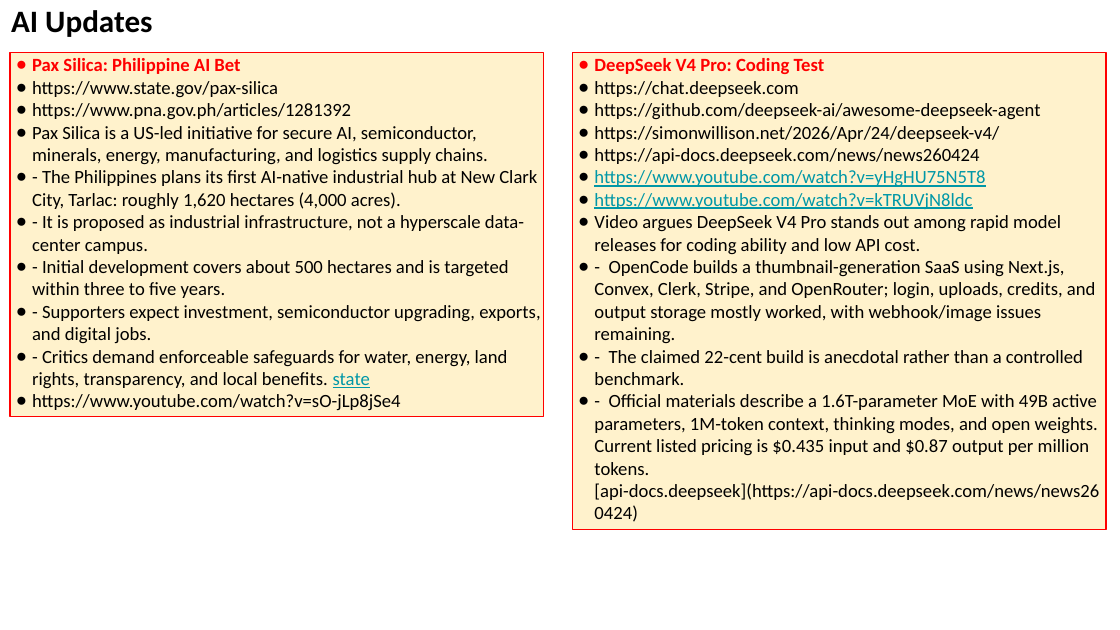
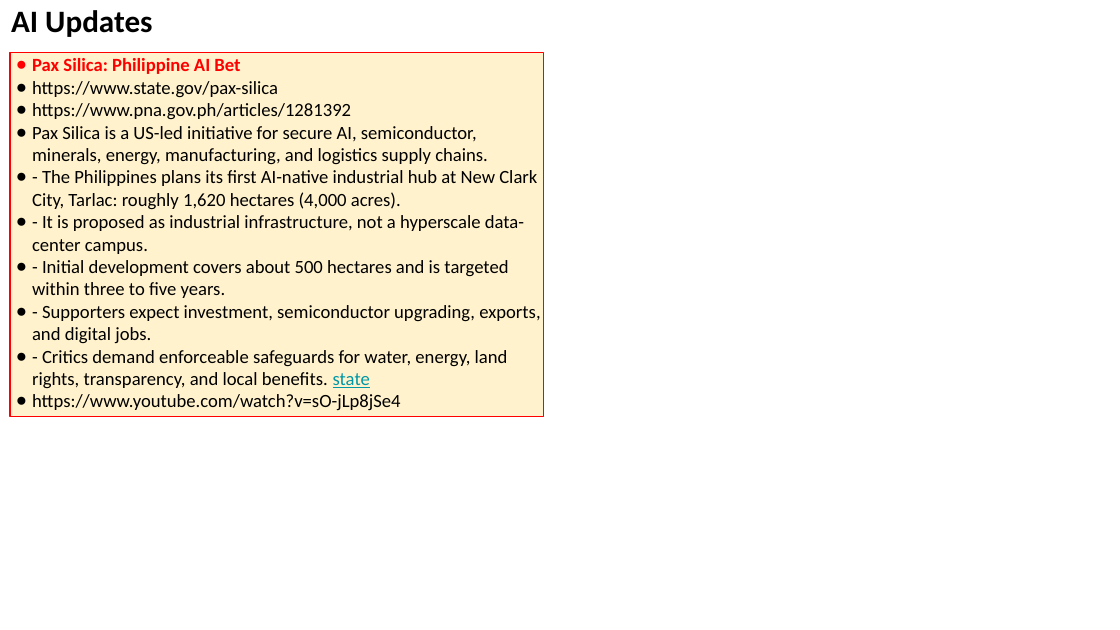
Before and after one commit to lselector/seminar, a slide deck: slide 34 of 2026/2026-08-14-AI-Updates.pptx (slide 30 before the commit). Drawn at 1120x630 pixels with LibreOffice and Linux fonts; fonts in the diff are those of the drawing. Boxes give left, top, right and bottom in pixels: in the first picture for what was removed or moved away, otherwise in the second. Text is boxed around its words. In the diff, an @@ line names an element or a change of style, - is before the commit and + after.

```diff
--- a/2026/2026-08-14-AI-Updates.pptx
+++ b/2026/2026-08-14-AI-Updates.pptx
@@ rectangle removed at (572,53,1107,530) @@
-● DeepSeek V4 Pro: Coding Test
-● https://chat.deepseek.com
-● https://github.com/deepseek-ai/awesome-deepseek-agent
-● https://simonwillison.net/2026/Apr/24/deepseek-v4/
-● https://api-docs.deepseek.com/news/news260424
-● https://www.youtube.com/watch?v=yHgHU75N5T8
-● https://www.youtube.com/watch?v=kTRUVjN8ldc
-● Video argues DeepSeek V4 Pro stands out among rapid model releases for coding ability and low API cost.
-● - OpenCode builds a thumbnail-generation SaaS using Next.js, Convex, Clerk, Stripe, and OpenRouter; login, uploads, credits, and output storage mostly worked, with webhook/image issues remaining.
-● - The claimed 22-cent build is anecdotal rather than a controlled benchmark.
-● - Official materials describe a 1.6T-parameter MoE with 49B active parameters, 1M-token context, thinking modes, and open weights. Current listed pricing is $0.435 input and $0.87 output per million tokens. [api-docs.deepseek](https://api-docs.deepseek.com/news/news260424)
```
Also in this commit, not shown: 27 other slides changed, 5 slides added.
